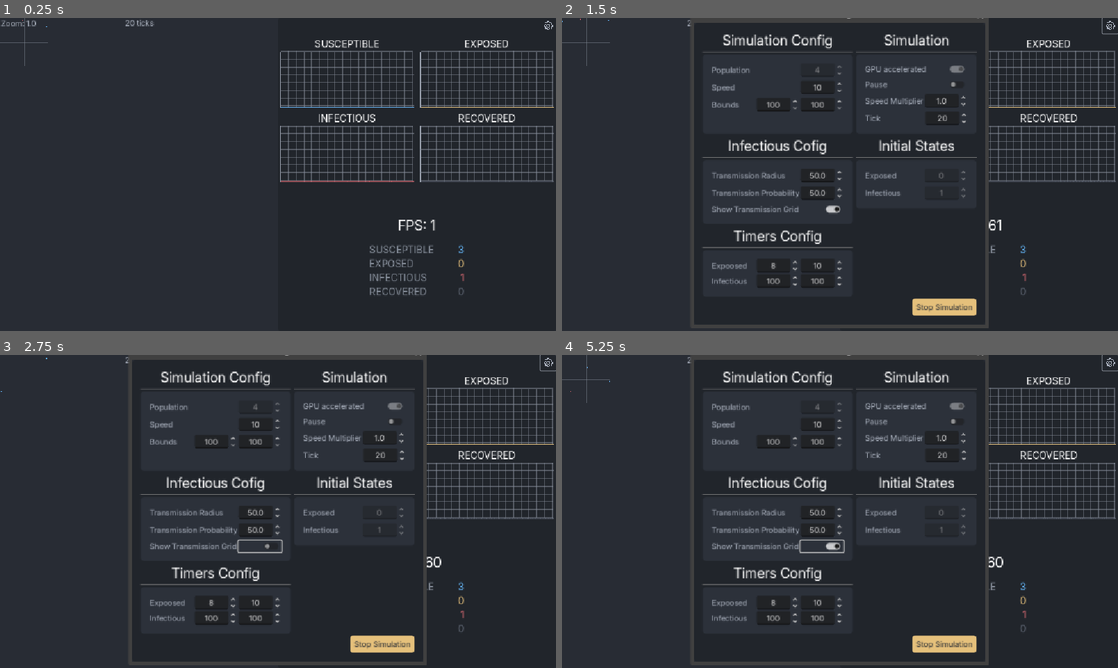
Above: before the commit, frames 1-4 (two rows, left to right).
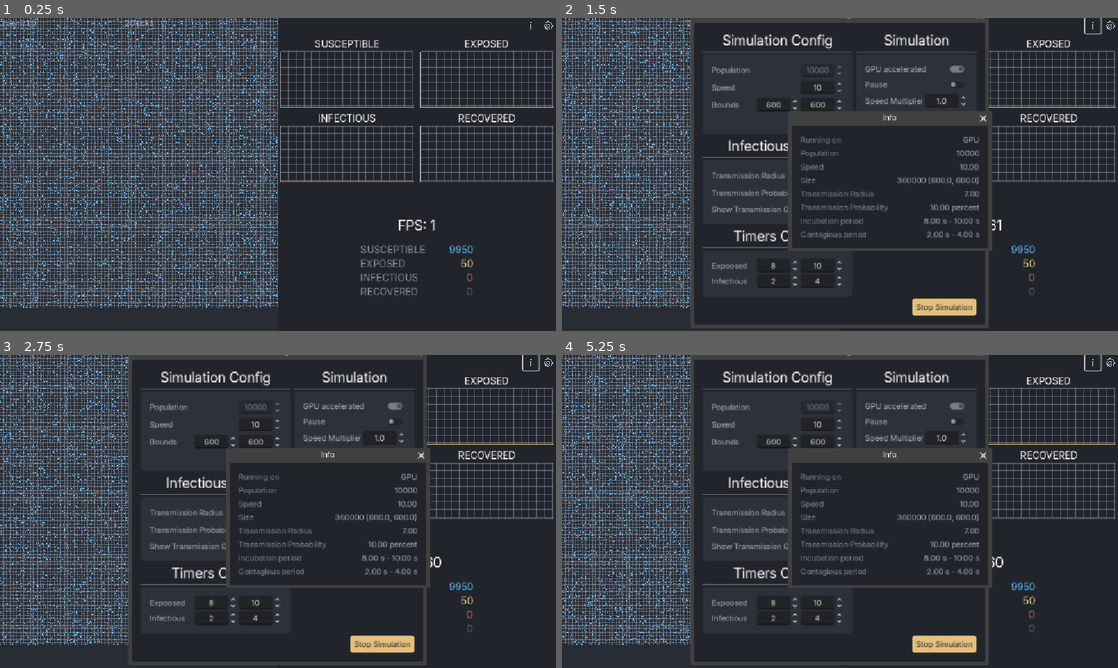
Above: after the commit, the same moments.

Repository: SinaMajdieh/pandemic-simulation
Game: Godot game, scene res://scenes/simulation_gui.tscn
Same seed, same stepped clock (60 frames per second), same inputs: the game is played once before the commit and once after it.
Inputs (mouse positions are in pixels of both pictures, inside the frame that each line leads up to):
- Up to frame 1 (0.25 s): no input
- Up to frame 2 (1.5 s): click (1112, 24) at 0.5 s; click (1090, 24) at 1.27 s
- Up to frame 3 (2.75 s): click (261, 545) at 2 s
- Up to frame 4 (5.25 s): click "Stop Simulation" at 2.75 s; click "Run Simulation" at 3.5 s; click (1090, 361) at 4.27 s; click (823, 545) at 5 s

The runs differ from the first frame. In frame 1, 26% of the frame differs, in the area x 0-96%, y 0-93%; in frame 2, 15%; in frame 3, 15%; in frame 4, 16%.
Error in both runs: Cannot call method 'shader_create_from_spirv' on a null value. (res://scripts/gpu/shader_runner.gd:24)

Commit message:
feat(ui): add Simulation Info Window for config summary display
Overview:
Introduced an informational window that provides an at‑a‑glance summary
of the current simulation configuration, allowing users to verify and
review settings before or during a run.

🔹 SimulationInfoWindow:
- Added new UI class displaying a formatted summary of active
  `SimulationConfig` parameters.
- Integrates seamlessly with `SimulationController` to keep data
  synchronized with live config updates.
- Implements a clean “why‑first” layout reflecting core attributes such
  as agent count, infection/recovery rates, tick speed, and GPU tracing state.

🔹 Behavior:
- Accessible via a dedicated “Info” button.
- Window dynamically refreshes its content when the configuration changes.
- Designed for readability under both dark and light themes, consistent
  with existing UI panels.

Impact:
This feature improves clarity and transparency, enabling quick inspection
of all simulation parameters without opening resource files.
A major usability enhancement for experiment validation and reproducibility.

Diff:
--- /dev/null
+++ b/assets/icons/info.svg
@@ -0,0 +1,12 @@
+<!DOCTYPE svg PUBLIC "-//W3C//DTD SVG 1.1//EN" "http://www.w3.org/Graphics/SVG/1.1/DTD/svg11.dtd">
+
+<!-- Uploaded to: SVG Repo, www.svgrepo.com, Transformed by: SVG Repo Mixer Tools -->
+<svg width="64px" height="64px" viewBox="0 0 24 24" fill="none" xmlns="http://www.w3.org/2000/svg">
+
+<g id="SVGRepo_bgCarrier" stroke-width="0"/>
+
+<g id="SVGRepo_tracerCarrier" stroke-linecap="round" stroke-linejoin="round"/>
+
+<g id="SVGRepo_iconCarrier"> <path fill-rule="evenodd" clip-rule="evenodd" d="M12 7C12.8284 7 13.5 6.32843 13.5 5.5C13.5 4.67157 12.8284 4 12 4C11.1716 4 10.5 4.67157 10.5 5.5C10.5 6.32843 11.1716 7 12 7ZM11 9C10.4477 9 10 9.44772 10 10C10 10.5523 10.4477 11 11 11V19C11 19.5523 11.4477 20 12 20C12.5523 20 13 19.5523 13 19V10C13 9.44772 12.5523 9 12 9H11Z" fill="#ffffff"/> </g>
+
+</svg>
--- /dev/null
+++ b/scenes/info_window.tscn
@@ -0,0 +1,59 @@
+[gd_scene load_steps=2 format=3 uid="uid://hbe067g0h13e"]
+
+[ext_resource type="Script" uid="uid://bp52h41j8fjvr" path="res://scripts/ui/info_screen.gd" id="1_a7jd5"]
+
+[node name="Window" type="Window" node_paths=PackedStringArray("title_label", "value_label", "ui_container", "label_container")]
+oversampling_override = 1.0
+title = "Info"
+initial_position = 4
+size = Vector2i(200, 200)
+unresizable = true
+min_size = Vector2i(200, 200)
+script = ExtResource("1_a7jd5")
+title_label = NodePath("PanelContainer/CenterContainer/GridContainer/Label")
+value_label = NodePath("PanelContainer/CenterContainer/GridContainer/Value")
+ui_container = NodePath("PanelContainer")
+label_container = NodePath("PanelContainer/CenterContainer/GridContainer")
+
+[node name="PanelContainer" type="PanelContainer" parent="."]
+offset_right = 36.0
+offset_bottom = 36.0
+size_flags_horizontal = 3
+size_flags_vertical = 3
+theme_type_variation = &"bg_panel"
+
+[node name="CenterContainer" type="MarginContainer" parent="PanelContainer"]
+layout_mode = 2
+theme_override_constants/margin_left = 18
+theme_override_constants/margin_top = 18
+theme_override_constants/margin_right = 18
+theme_override_constants/margin_bottom = 18
+
+[node name="GridContainer" type="GridContainer" parent="PanelContainer/CenterContainer"]
+layout_mode = 2
+size_flags_horizontal = 4
+size_flags_vertical = 4
+theme_override_constants/h_separation = 18
+theme_override_constants/v_separation = 8
+columns = 2
+
+[node name="Label" type="Label" parent="PanelContainer/CenterContainer/GridContainer"]
+visible = false
+layout_mode = 2
+size_flags_horizontal = 3
+size_flags_vertical = 3
+theme_type_variation = &"text_secondary"
+text = "Title"
+vertical_alignment = 1
+
+[node name="Value" type="Label" parent="PanelContainer/CenterContainer/GridContainer"]
+visible = false
+layout_mode = 2
+size_flags_horizontal = 3
+size_flags_vertical = 3
+theme_type_variation = &"text_primary"
+text = "Value"
+horizontal_alignment = 2
+vertical_alignment = 1
+
+[connection signal="close_requested" from="." to="." method="_on_close"]
--- a/scenes/simulation_gui.tscn
+++ b/scenes/simulation_gui.tscn
@@ -6,9 +6,9 @@
 [ext_resource type="Script" uid="uid://d2yj3o0hs2ar2" path="res://scripts/simulation_ui/zoom_label.gd" id="4_0qlcw"]
 [ext_resource type="Script" uid="uid://i5gbx180p78b" path="res://scripts/simulation/fixed_step_timer.gd" id="4_smusf"]
 [ext_resource type="Script" uid="uid://dpkgjsp6sx0cv" path="res://scripts/simulation_ui/graph.gd" id="5_bdi4y"]
-[ext_resource type="Resource" uid="uid://c147aypmcwsms" path="res://assets/configs/simulation_config_test.tres" id="5_icfv3"]
 [ext_resource type="Script" uid="uid://bmmxhednxx6g" path="res://scripts/simulation_ui/state_label.gd" id="5_nxfk8"]
 [ext_resource type="Script" uid="uid://bjepwkbs0evtc" path="res://scripts/simulation_ui/tick_label.gd" id="6_yidup"]
+[ext_resource type="Texture2D" uid="uid://bvmde6x7w4cah" path="res://assets/icons/info.svg" id="7_icfv3"]
 [ext_resource type="Texture2D" uid="uid://b2opn1tj2y3ge" path="res://assets/icons/settings.svg" id="7_vkt81"]
 [ext_resource type="Script" uid="uid://ceqvw4pufdl2b" path="res://scripts/simulation_ui/fps_label.gd" id="8_o2dld"]
 
@@ -42,7 +42,6 @@
 metadata/_custom_type_script = "uid://i5gbx180p78b"
 
 [node name="Simulation" parent="SimulationContainer" node_paths=PackedStringArray("ui_container", "zoom_pan", "timer") instance=ExtResource("1_axkpk")]
-simulation_config = ExtResource("5_icfv3")
 ui_container = NodePath("..")
 zoom_pan = NodePath("../ZoomPan")
 radius = 1.0
@@ -90,7 +89,19 @@
 [node name="VBoxContainer" type="VBoxContainer" parent="Stats"]
 layout_mode = 2
 
-[node name="ConfigButton" type="Button" parent="Stats/VBoxContainer"]
+[node name="Buttons" type="HBoxContainer" parent="Stats/VBoxContainer"]
+layout_mode = 2
+size_flags_horizontal = 8
+
+[node name="Info" type="Button" parent="Stats/VBoxContainer/Buttons"]
+custom_minimum_size = Vector2(32, 32)
+layout_mode = 2
+icon = ExtResource("7_icfv3")
+flat = true
+icon_alignment = 1
+expand_icon = true
+
+[node name="ConfigButton" type="Button" parent="Stats/VBoxContainer/Buttons"]
 modulate = Color(0.67058825, 0.69803923, 0.7490196, 1)
 custom_minimum_size = Vector2(32, 32)
 layout_mode = 2
@@ -240,4 +251,5 @@
 state = 3
 simulation_controller = NodePath("../../../../../../SimulationContainer/Simulation")
 
-[connection signal="pressed" from="Stats/VBoxContainer/ConfigButton" to="SimulationContainer/Simulation" method="_open_config_window"]
+[connection signal="pressed" from="Stats/VBoxContainer/Buttons/Info" to="SimulationContainer/Simulation" method="_open_info_window"]
+[connection signal="pressed" from="Stats/VBoxContainer/Buttons/ConfigButton" to="SimulationContainer/Simulation" method="_open_config_window"]
--- a/scripts/resources/infection_config.gd
+++ b/scripts/resources/infection_config.gd
@@ -42,14 +42,22 @@
 	transmission_radius_sq = transmission_radius * transmission_radius
 
 
+## Constructs a concise textual summary of infection parameters.
+## Why: Used by SimulationInfoWindow and SimulationController for displaying
+## contagion tuning details without accessing internal resource structure.
+func get_description() -> Dictionary[String, String]:
+	return {
+		"Transmission Radius": "%.2f" % transmission_radius,
+		"Transmission Probability": "%.2f percent" % (transmission_probability * 100),
+	}
+
+
 ## Returns a readable summary string of infection parameters.
 ## Why: Useful for debug logging, UI display, and ensuring the same params
 ## are injected into compute dispatch metadata.
 func _to_string() -> String:
-	return """
-	Transmission Radius: %.2f
-	Transmission Probability: %.2f percent
-	""" % [
-		transmission_radius,
-		transmission_probability * 100.0
-	]
+	var description_string: String = ""
+	var description: Dictionary[String, String] = get_description()
+	for key: String in description.keys():
+		description_string += "%s: %s\n" % [key, description[key]]
+	return description_string
--- a/scripts/resources/simulation_config.gd
+++ b/scripts/resources/simulation_config.gd
@@ -58,29 +58,38 @@
 	AgentStateManager.AgentState.INFECTIOUS : 0,
 }
 
+## Builds a structured textual dictionary describing core simulation parameters.
+## Why: Enables creation of human-readable summaries for UI display (e.g. SimulationInfoWindow),
+## combining controller-level and infection-level configuration data.
+func get_description() -> Dictionary[String, String]:
+	var description: Dictionary[String, String] = {
+		"Running on": ("GPU" if contact_tracing_on_gpu else "CPU"),
+		"Population": "%d" % agent_count,
+		"Speed": "%.2f" % agent_speed,
+		"Size": "%d %s" % [int(bounds.x * bounds.y), bounds]
+	}
+
+	description.merge(infection_config.get_description())
+
+	description.merge({
+		"Incubation period": "%.2f s - %.2f s" % [
+			stage_durations[AgentStateManager.AgentState.EXPOSED].x,
+			stage_durations[AgentStateManager.AgentState.EXPOSED].y
+		],
+		"Contagious period": "%.2f s - %.2f s" % [
+			stage_durations[AgentStateManager.AgentState.INFECTIOUS].x,
+			stage_durations[AgentStateManager.AgentState.INFECTIOUS].y
+		]
+	})
+
+	return description
+
 
 ## Produces a formatted text summary of all simulation parameters.
 ## Why: A diagnostic helper for logs or GUI panels, ensuring real‑time configuration readability.
 func _to_string() -> String:
-	return """
-	===================================
-	Running on: %s
-	Population: %d
-	Average speed: %.2f
-	Size = %d %s
-	%s
-	Incubation period: %.2f s - %.2f s
-	Contagious period: %.2f s - %.2f s
-	===================================
-	""" % [
-		("GPU" if contact_tracing_on_gpu else "CPU"),
-		agent_count,
-		agent_speed,
-		int(bounds.x * bounds.y),
-		bounds,
-		infection_config.to_string(),
-		stage_durations[AgentStateManager.AgentState.EXPOSED].x,
-		stage_durations[AgentStateManager.AgentState.EXPOSED].y,
-		stage_durations[AgentStateManager.AgentState.INFECTIOUS].x,
-		stage_durations[AgentStateManager.AgentState.INFECTIOUS].y,
-	]
+	var description_string: String = ""
+	var description: Dictionary[String, String] = get_description()
+	for key: String in description.keys():
+		description_string += "%s: %s\n" % [key, description[key]]
+	return description_string
--- a/scripts/simulation/simulation_controller.gd
+++ b/scripts/simulation/simulation_controller.gd
@@ -53,6 +53,9 @@
 
 ## Runtime configuration window shown for parameter adjustment.
 var config_window: SimulationConfigWindow
+
+## Runtime information window shown for simulation parameters.
+var info_window: SimulationInfoWindow
 
 ## Simulation runtime state flag.
 ## Why: Maintains external consistency and controls the main update loop triggers.
@@ -78,7 +81,7 @@
 ## Why: Rebuilds managers with provided parameters to synchronize bounds,
 ## infection radius, and agent population.
 func start(cfg: SimulationConfig = simulation_config) -> void:
-	print(cfg)
+	simulation_config = cfg
 	zoom_pan.set_sizing(cfg.bounds, _get_bounds())
 	cell_grid.custom_minimum_size = cfg.bounds
 	cell_grid.set_spacing(
@@ -200,6 +203,18 @@
 	if not config_window:
 		return
 	config_window.show()
+	config_window.grab_focus()
+
+## Opens or focuses the simulation information window.
+## Why: Provides a centralized read‑only overview of the current
+func _open_info_window() -> void:
+	if info_window:
+		info_window.grab_focus()
+		return
+
+	info_window = SimulationInfoWindow.new_info_window(simulation_config.get_description())
+	add_child(info_window)
+
 
 
 ## Reports whether simulation is currently active.
--- /dev/null
+++ b/scripts/ui/info_screen.gd
@@ -0,0 +1,64 @@
+## Minimal popup window showing current simulation configuration metadata.
+## Why: Offers live read‑only inspection of runtime parameters without reopening config menus.
+extends Window
+class_name SimulationInfoWindow
+
+
+## Title label template used for each metadata key.
+## Why: Duplicated per entry for dynamic descriptive layout construction.
+@export var title_label: Label
+
+## Value label template corresponding to each metadata key.
+## Why: Displays individual parameter values extracted from configuration dictionary.
+@export var value_label: Label
+
+## Root UI container controlling sizing and bounds synchronization.
+## Why: Window dimensions follow this container’s dynamic size.
+@export var ui_container: Control
+
+## Container holding generated label pairs.
+## Why: Acts as dynamic grid display for key–value entry formatting.
+@export var label_container: Control
+
+
+## Preloaded scene reference for consistent instantiation with pre-configured template.
+## Why: Guarantees parameterized creation identical to other simulation window classes.
+const SCENE: PackedScene = preload("res://scenes/info_window.tscn")
+
+
+## Factory constructor for creating and initializing an info window instance.
+## Why: Encapsulates creation and initialization logic; allows one‑line creation from controllers.
+static func new_info_window(description: Dictionary[String, String]) -> SimulationInfoWindow:
+	var window: SimulationInfoWindow = SCENE.instantiate() as SimulationInfoWindow
+	window.init(description)
+	return window
+
+
+## Initializes all UI content from provided configuration description.
+## Why: Dynamically builds a full list of labeled entries based on current simulation values.
+func init(description: Dictionary[String, String]) -> void:
+	ui_container.resized.connect(_set_size)
+	for key: String in description.keys():
+		var title_label_: Label = title_label.duplicate()
+		title_label_.text = key
+
+		var value_label_: Label = value_label.duplicate()
+		value_label_.text = description[key]
+
+		label_container.add_child(title_label_)
+		label_container.add_child(value_label_)
+
+		title_label_.show()
+		value_label_.show()
+
+
+## Synchronizes window size to UI container during resize events.
+## Why: Maintains layout cohesion when viewport or content dimensions change.
+func _set_size() -> void:
+	size = ui_container.size
+
+
+## Handles closing of the info window.
+## Why: Frees memory only when user explicitly closes; no need to retain temporary data.
+func _on_close() -> void:
+	queue_free()
